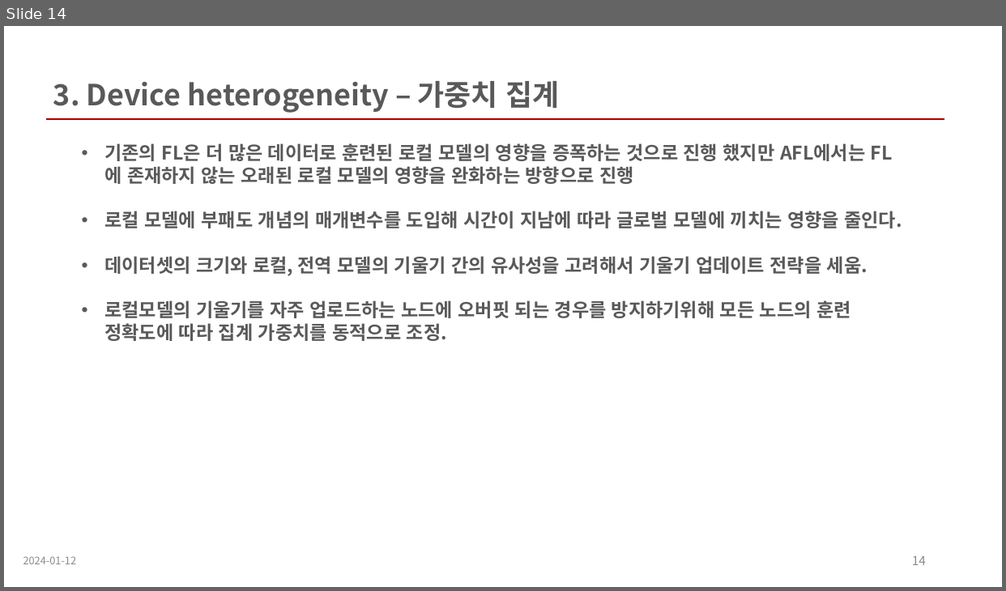
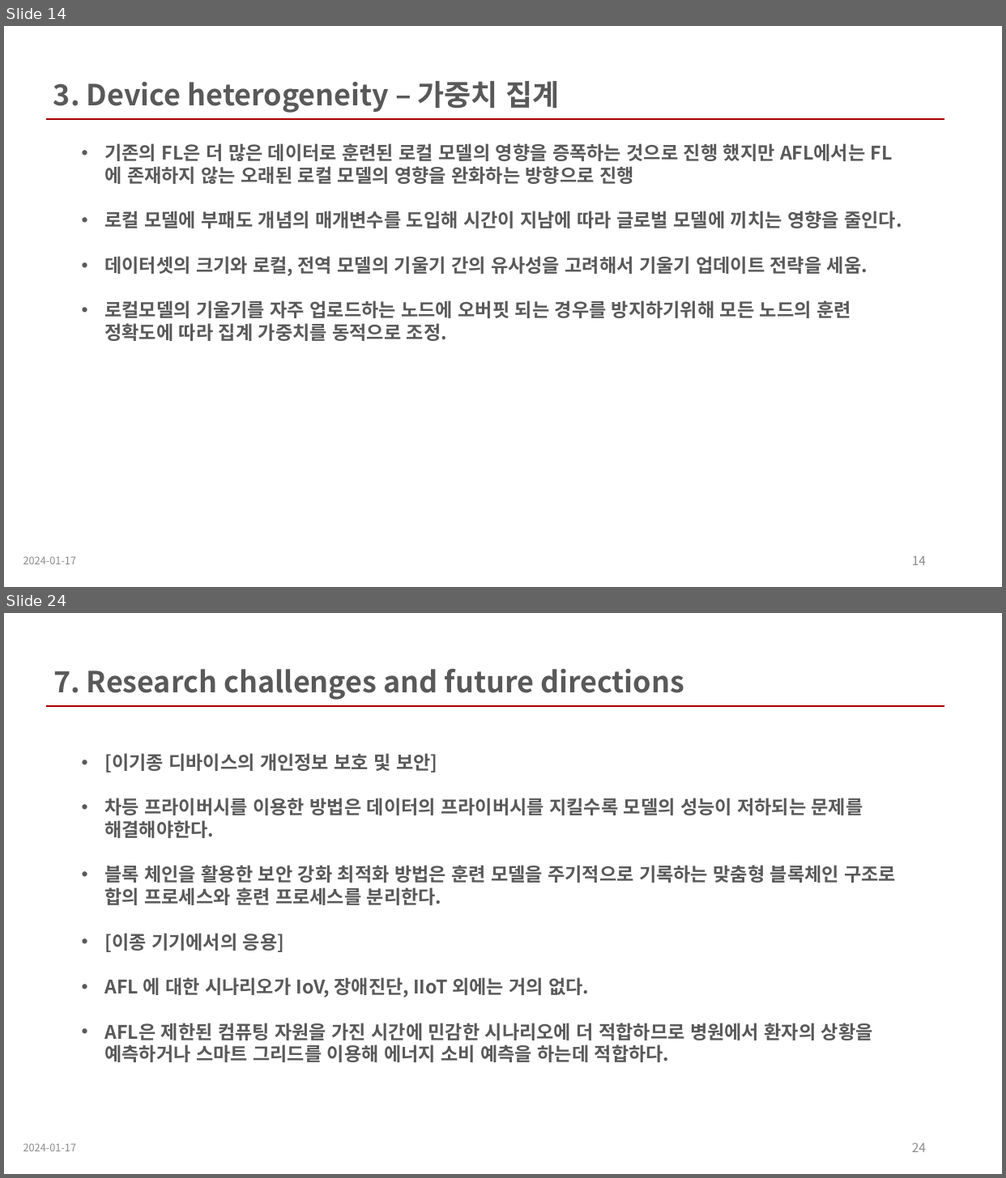
Before and after one commit to wkdnffla3/Dev_doc, a slide deck: not_dev/Asynchronous federated learning on heterogeneous devices A survey.pptx. Shown one above the other, each under a label of ours: slide 14 before the commit, slides 14 and 24 after it; the slides between them are not shown. The pictures are 1006x591 and 1006x1178 pixels, drawn with LibreOffice and Linux fonts; fonts in the diff are those of the drawing. Boxes give left, top, right and bottom in pixels: in the first picture for what was removed or moved away, otherwise in the second. Text is boxed around its words. In the diff, an @@ line names an element or a change of style, - is before the commit and + after.

```diff
--- a/not_dev/Asynchronous federated learning on heterogeneous devices A survey.pptx
+++ b/not_dev/Asynchronous federated learning on heterogeneous devices A survey.pptx
@@ slide 24 added at bbox=[4, 613, 1002, 1174], background #FFFFFF @@
@@ text added at bbox=[53, 669, 684, 700], 28 pt, text #595959, bold @@
+7. Research challenges and future directions
@@ line added from (46, 707) to (945, 707), #A80000 2.25 pt @@
@@ text added at bbox=[104, 753, 896, 1063], 18 pt, text #595959, bold @@
+• [이기종 디바이스의 개인정보 보호 및 보안]
+• 차등 프라이버시를 이용한 방법은 데이터의 프라이버시를 지킬수록 모델의 성능이 저하되는 문제를 해결해야한다.
+• 블록 체인을 활용한 보안 강화 최적화 방법은 훈련 모델을 주기적으로 기록하는 맞춤형 블록체인 구조로 합의 프로세스와 훈련 프로세스를 분리한다.
+• [이종 기기에서의 응용]
+• AFL 에 대한 시나리오가 IoV, 장애진단, IIoT 외에는 거의 없다.
+• AFL은 제한된 컴퓨팅 자원을 가진 시간에 민감한 시나리오에 더 적합하므로 병원에서 환자의 상황을 예측하거나 스마트 그리드를 이용해 에너지 소비 예측을 하는데 적합하다.
@@ text added at bbox=[23, 1144, 77, 1152], 10 pt, text #8C8C8C @@
+2024-01-17
@@ page number added at bbox=[912, 1143, 926, 1152], 12 pt, text #8C8C8C @@
+24
@@ slide 14 changed as well @@
@@ text at bbox=[23, 557, 77, 565]: text changed @@
-2024-01-12
+2024-01-17
```
Also in this commit, not shown: 13 other slides changed, 10 other slides added, 4 slides removed, 2 other files.
